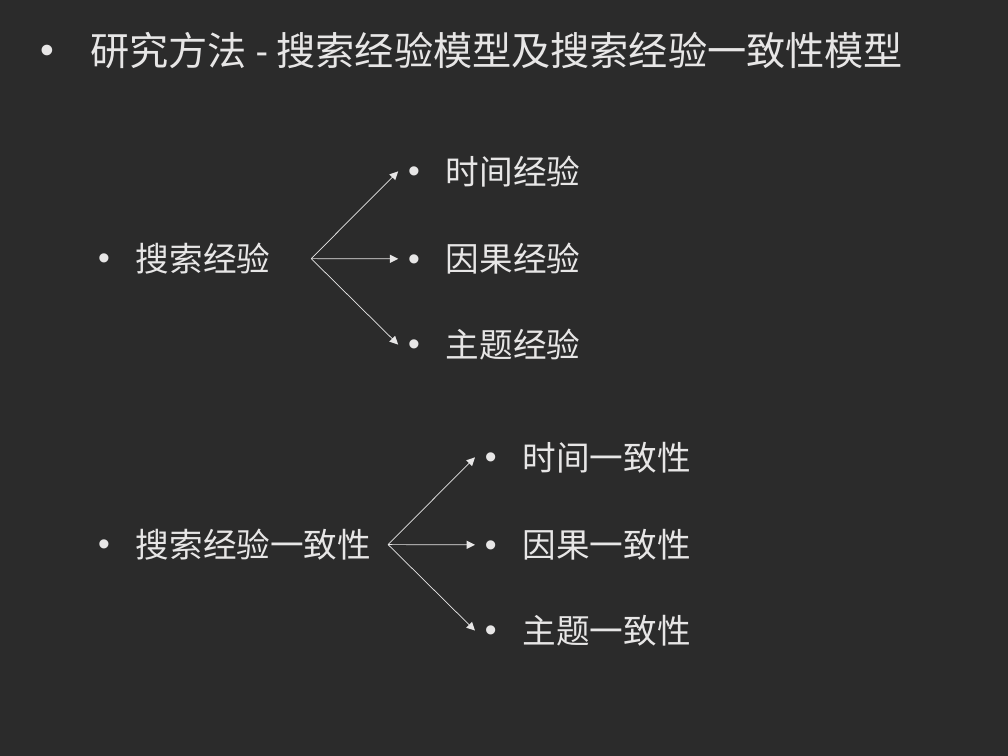
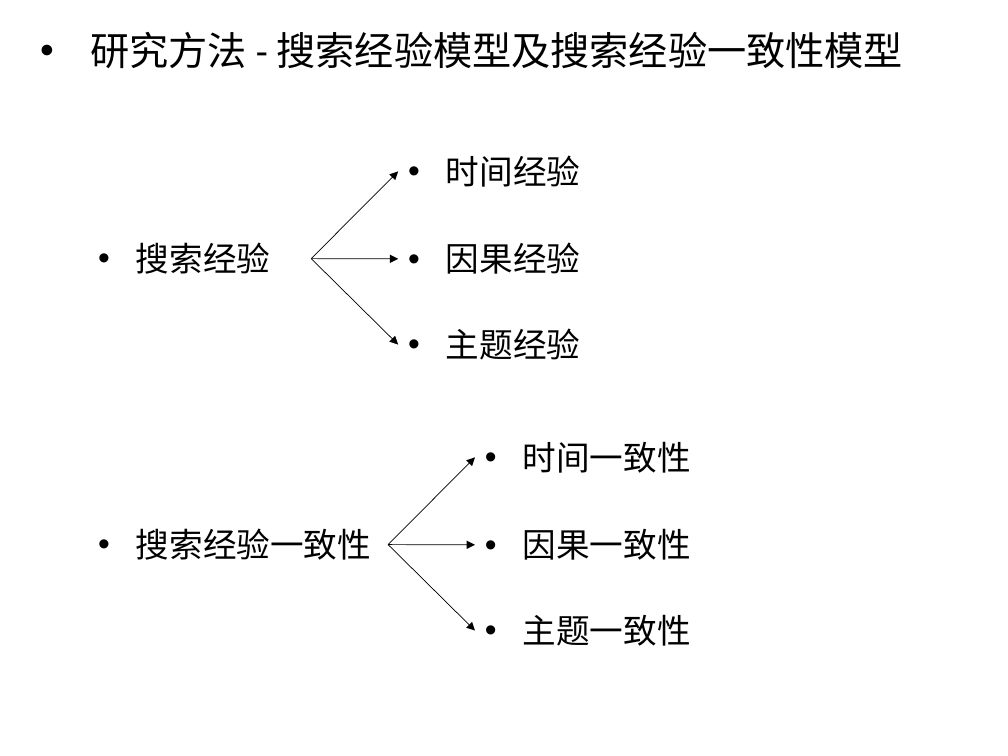
Before and after one commit to luxurymask/recommendation, a slide deck: slide 11 of phase5/答辩ppt.pptx. Drawn at 1008x756 pixels with LibreOffice and Linux fonts; fonts in the diff are those of the drawing; background and template pictures are left out; a plain dark background stands for a picture behind light text. Boxes give left, top, right and bottom in pixels: in the first picture for what was removed or moved away, otherwise in the second. Text is boxed around its words. In the diff, an @@ line names an element or a change of style, - is before the commit and + after.

```diff
--- a/phase5/答辩ppt.pptx
+++ b/phase5/答辩ppt.pptx
@@ background picture (left out) to #FFFFFF @@
@@ arrow (311, 259) - (398, 171): stroke #E7E6E6 0.5 pt to #000000 0.5 pt @@
@@ arrow (311, 259) - (398, 259): stroke #E7E6E6 0.5 pt to #000000 0.5 pt @@
@@ arrow (311, 259) - (398, 345): stroke #E7E6E6 0.5 pt to #000000 0.5 pt @@
@@ arrow (388, 544) - (475, 458): stroke #E7E6E6 0.5 pt to #000000 0.5 pt @@
@@ arrow (388, 544) - (475, 544): stroke #E7E6E6 0.5 pt to #000000 0.5 pt @@
@@ arrow (388, 544) - (475, 631): stroke #E7E6E6 0.5 pt to #000000 0.5 pt @@
@@ text colour #E7E6E6 to #000000 in 9 elements at (91, 32, 903, 68), (136, 242, 270, 274), (136, 528, 371, 560), (446, 155, 580, 187), (446, 242, 580, 274), (446, 328, 580, 360), (523, 441, 691, 473), (523, 528, 691, 560), (523, 614, 691, 646) @@
```
Also in this commit, not shown: 14 other slides changed, 7 slides added.
